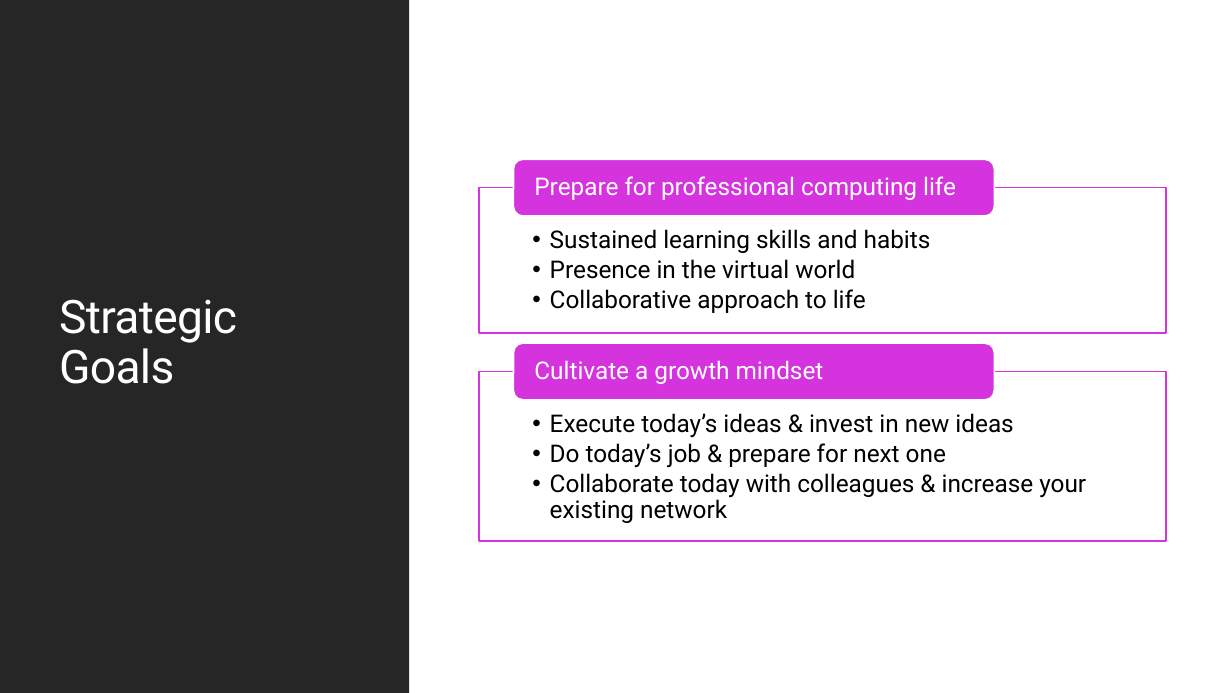
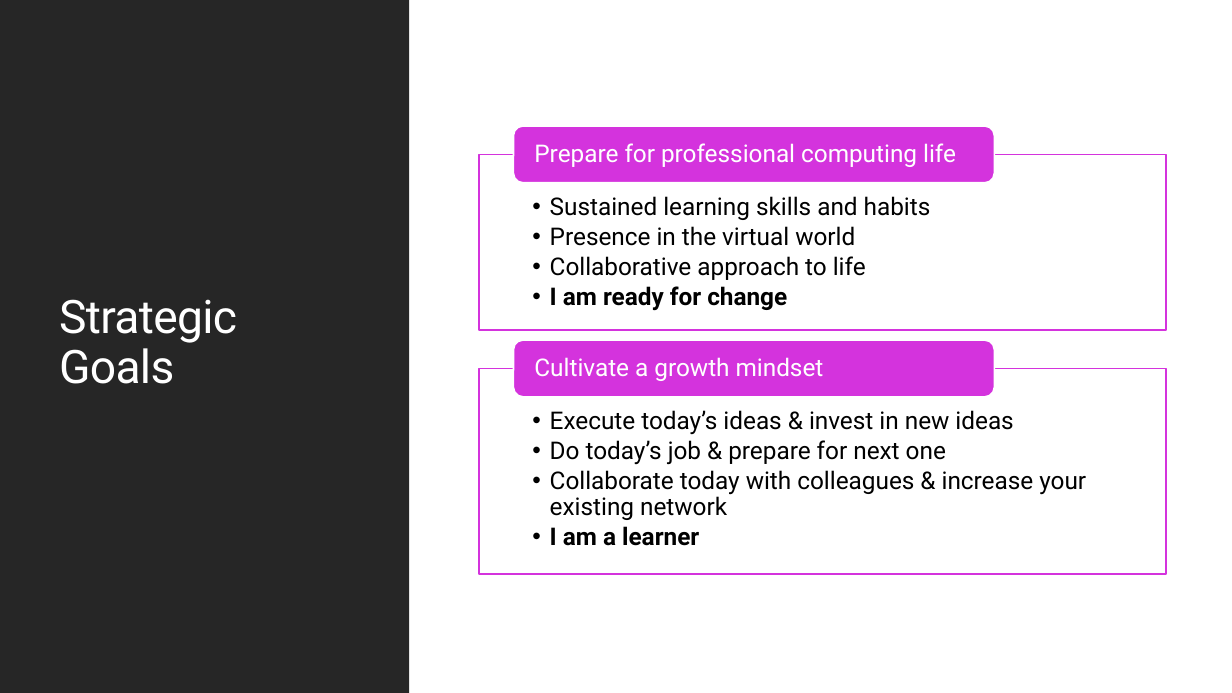
Before and after one commit to maherou/Teaching, a slide deck: slide 3 of files/CS373/IntroToCompSciResearch.pptx. Drawn at 1232x693 pixels with LibreOffice and Linux fonts; fonts in the diff are those of the drawing. Boxes give left, top, right and bottom in pixels: in the first picture for what was removed or moved away, otherwise in the second. Text is boxed around its words. In the diff, an @@ line names an element or a change of style, - is before the commit and + after.

```diff
--- a/files/CS373/IntroToCompSciResearch.pptx
+++ b/files/CS373/IntroToCompSciResearch.pptx
@@ rounded rectangle: place and size @@
-rounded rectangle at [514, 159, 994, 215]
+rounded rectangle at [514, 126, 994, 182]
@@ text "Prepare for professional computing life": place and size @@
-text "Prepare for professional computing life" at [534, 176, 956, 200]
+text "Prepare for professional computing life" at [534, 143, 956, 167]
@@ text "Sustained learning skills and habits": place and size @@
-text "Sustained learning skills and habits" at [550, 229, 931, 313]
+text "Sustained learning skills and habits" at [550, 196, 931, 311]
@@ rectangle: place and size @@
-rectangle at [480, 188, 1166, 333]
+rectangle at [480, 154, 1166, 330]
@@ text at [550, 286, 787, 311]: paragraph added @@
+  • I am ready for change
@@ rectangle: place and size @@
-rectangle at [480, 372, 1166, 541]
+rectangle at [480, 369, 1166, 575]
@@ text at [550, 526, 699, 546]: paragraph added @@
+  • I am a learner
```
Also in this commit, not shown: 3 other slides changed, 8 other files.
